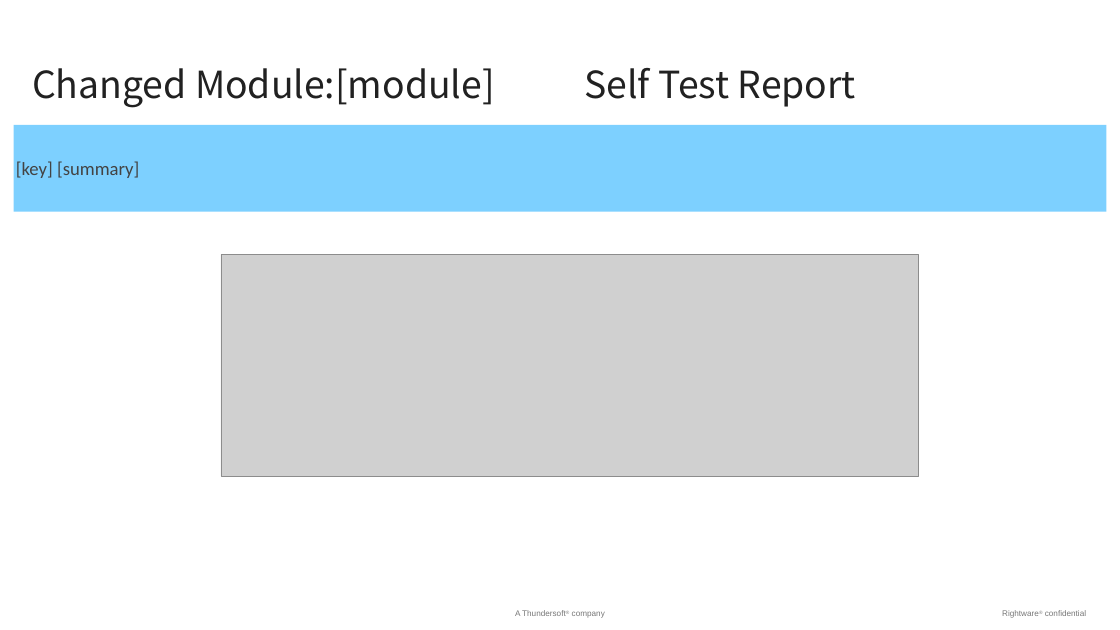
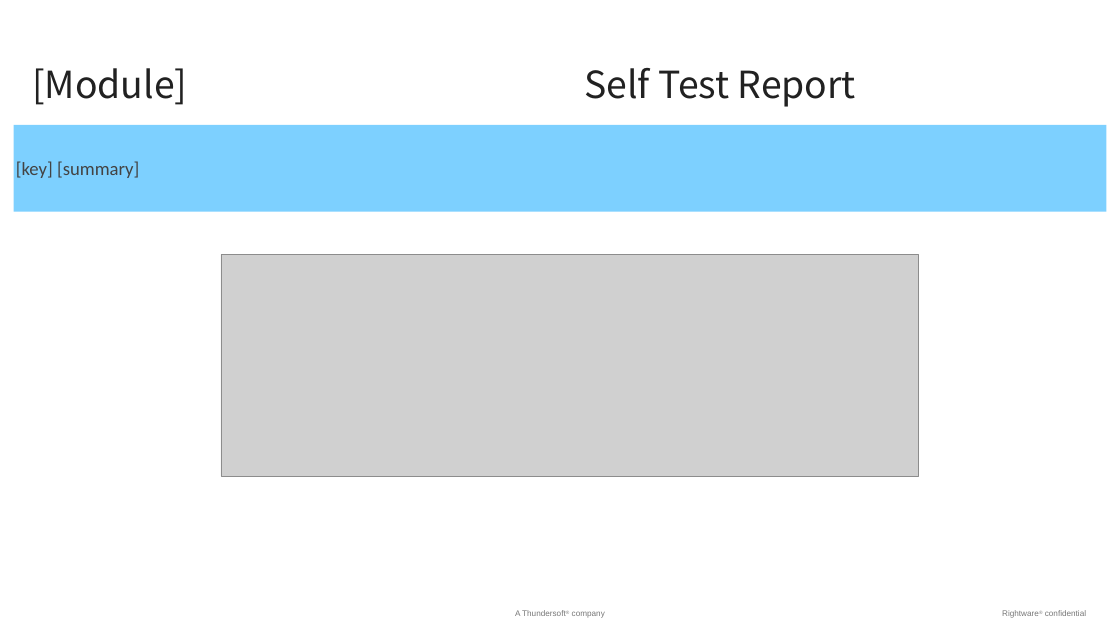
Before and after one commit to baochen-rw/JIRA-exporter, a slide deck: slide 3 of PPTTemplate/Template.pptx. Drawn at 1120x630 pixels with LibreOffice and Linux fonts; fonts in the diff are those of the drawing; grey boxes stand for pictures; background and template pictures are left out. Boxes give left, top, right and bottom in pixels: in the first picture for what was removed or moved away, otherwise in the second. Text is boxed around its words. In the diff, an @@ line names an element or a change of style, - is before the commit and + after.

```diff
--- a/PPTTemplate/Template.pptx
+++ b/PPTTemplate/Template.pptx
@@ text at box(32, 68, 187, 105): text changed @@
-Changed Module:[module]
+[Module]
```
Also in this commit, not shown: 2 other slides changed, 3 other files.
